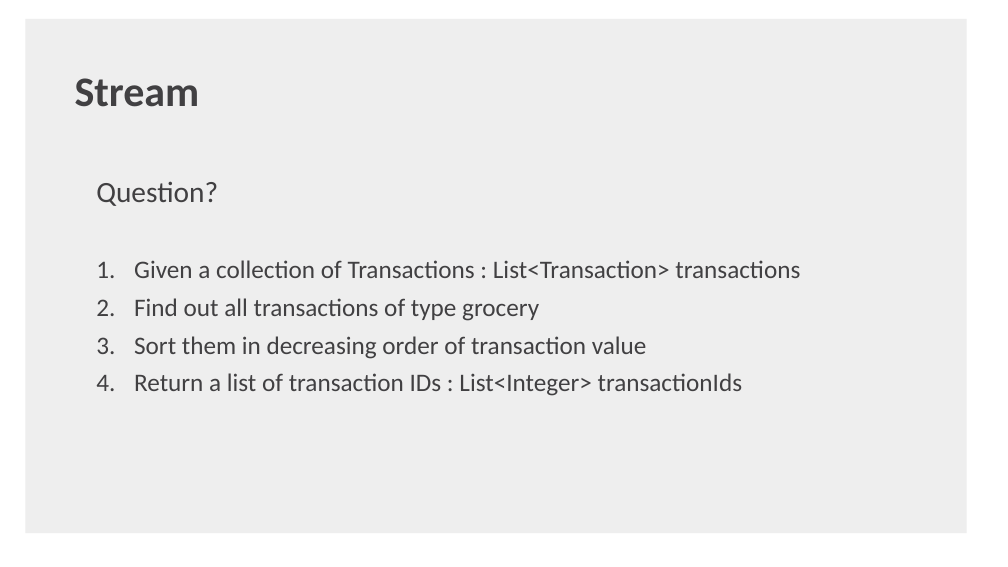
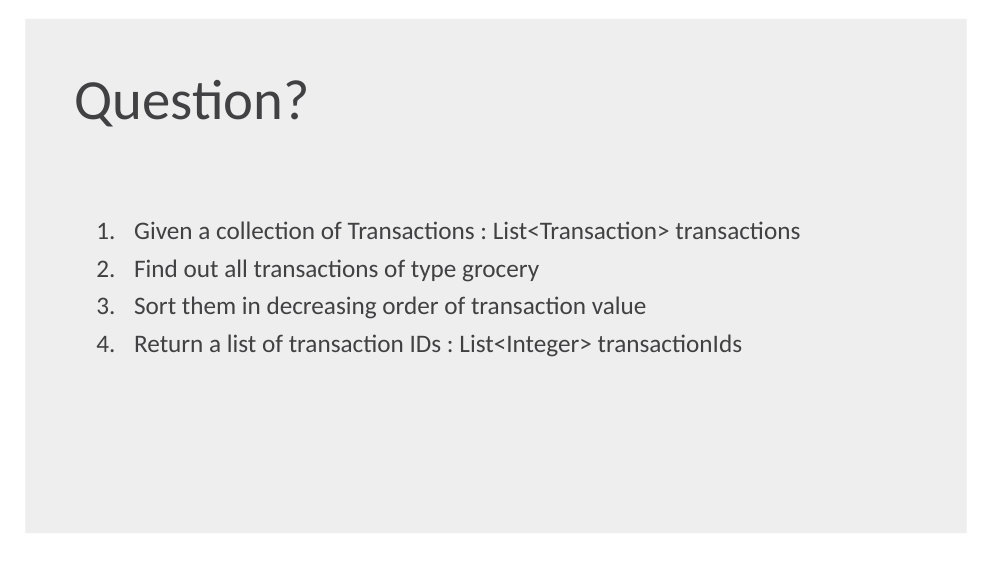
Before and after one commit to shaojie-xu-kp/Java8_lunch_learn, a slide deck: slide 24 of Java 8 & TDP.pptx. Drawn at 1008x567 pixels with LibreOffice and Linux fonts; fonts in the diff are those of the drawing; background and template pictures are left out. Boxes give left, top, right and bottom in pixels: in the first picture for what was removed or moved away, otherwise in the second. Text is boxed around its words. In the diff, an @@ line names an element or a change of style, - is before the commit and + after.

```diff
--- a/Java 8 & TDP.pptx
+++ b/Java 8 & TDP.pptx
@@ text at [75,80,310,127]: text changed; size 40 to 54 pt; bold off @@
-Stream
+Question?
@@ text at [96,181,218,206]: paragraph removed @@
-Question?
```
Also in this commit, not shown: 16 other slides changed, 1 slide added, 3 slides removed, 2 other files.
